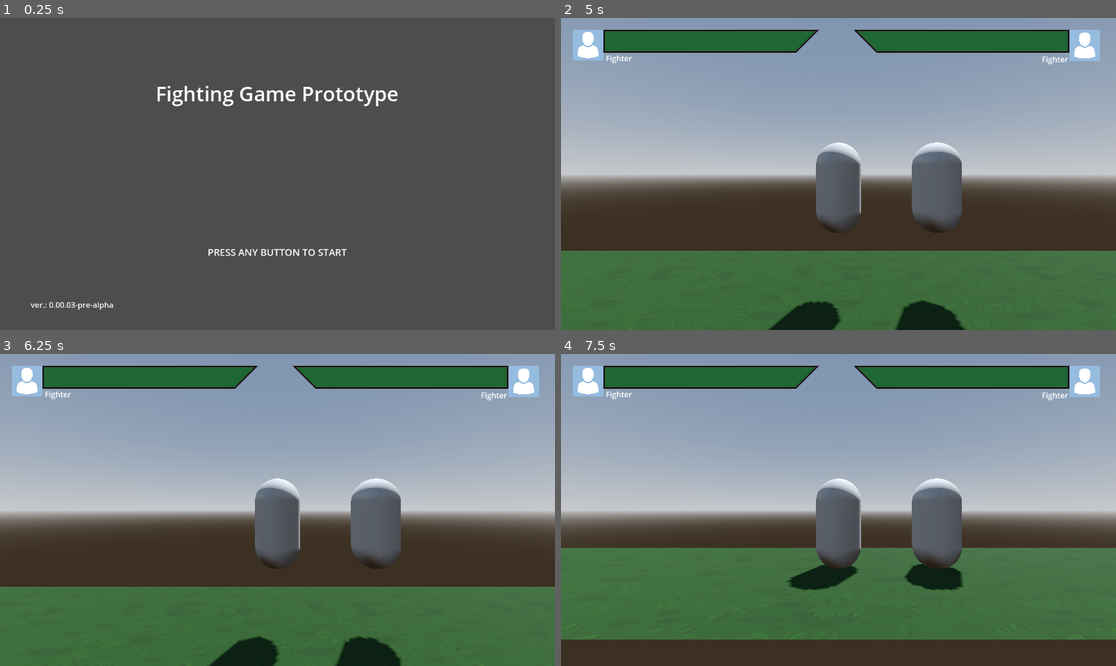
Above: before the commit, frames 1-4 (two rows, left to right).
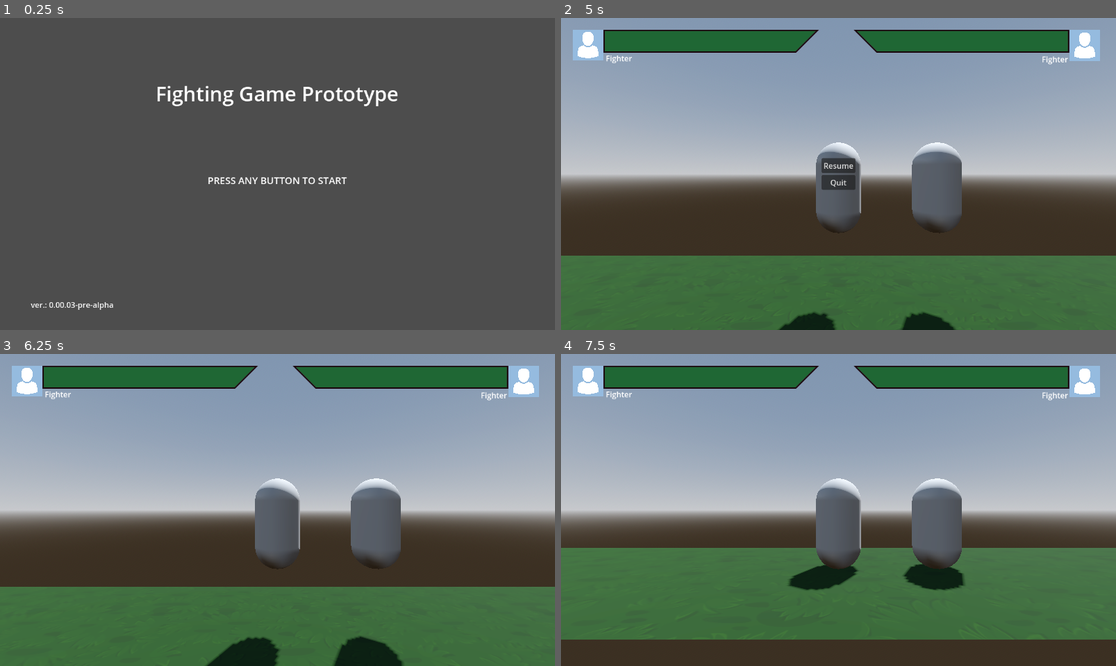
Above: after the commit, the same moments.

Repository: shoyguer/fighting-game-prototype-dev
Game: Godot game, scene res://ui/main_menu/main_menu.tscn
Same seed, same stepped clock (60 frames per second), same inputs: the game is played once before the commit and once after it.
Inputs (mouse positions are in pixels of both pictures, inside the frame that each line leads up to):
- Up to frame 1 (0.25 s): no input
- Up to frame 2 (5 s): tap Enter at 0.5, 2.75 s; move the mouse to (960, 158) at 0.52 s; hold D (move_right) 0.53-1.28 s; hold S (move_crouch) 0.53-1.28 s; tap W (move_jump) at 0.77, 1.52, 3.77, 4.52 s; tap Space at 1.25, 3.5 s; move the mouse to (727, 189) at 1.27 s; hold A (move_left) 1.28-2 s; tap S (move_crouch) at 1.35, 3.6 s; click "New Game" at 2 s; move the mouse to (894, 105) at 2.77 s; hold S (move_crouch) 2.78-3.53 s; hold D (move_right) 2.78-4.28 s; move the mouse to (810, 236) at 3.52 s; move the mouse to (1005, 220) at 4.27 s; hold A (move_left) from 4.28 s (still down); hold S (move_crouch) from 4.28 s (still down); tap Escape (pause, bound only after the commit) at 4.9 s
- Up to frame 3 (6.25 s): release A (move_left) at 5 s; release S (move_crouch) at 5 s; click (277, 500) at 5 s, where only the run after the commit has a clickable "Resume"; tap Enter at 5.75 s; move the mouse to (111, 463) at 5.77 s; hold A (move_left) from 5.78 s (still down); tap S (move_crouch) at 5.85 s; tap W (move_jump) at 6.02 s
- Up to frame 4 (7.5 s): move the mouse to (866, 510) at 6.52 s; hold S (move_crouch) 6.53-7.28 s; tap Space at 7.25 s; move the mouse to (755, 432) at 7.27 s; release A (move_left) at 7.28 s; hold D (move_right) from 7.28 s (still down); tap S (move_crouch) at 7.35 s

The runs differ from the first frame. In frame 1, 0.6% of the frame differs, in the area x 37-63%, y 51-77%; in frame 2, 3.1%, in the area x 0-100%, y 44-100%; in frame 3, 0.2%; in frame 4, 0.1%.

Commit message:
in-game menu initiated

Diff:
--- a/fighting-game-prototype/project.godot
+++ b/fighting-game-prototype/project.godot
@@ -71,6 +71,11 @@
 "events": [Object(InputEventKey,"resource_local_to_scene":false,"resource_name":"","device":-1,"window_id":0,"alt_press …(196 unchanged characters)…
 ]
 }
+pause={
+"deadzone": 0.5,
+"events": [Object(InputEventKey,"resource_local_to_scene":false,"resource_name":"","device":-1,"window_id":0,"alt_pressed":false,"shift_pressed":false,"ctrl_pressed":false,"meta_pressed":false,"pressed":false,"keycode":0,"physical_keycode":4194305,"key_label":0,"unicode":0,"location":0,"echo":false,"script":null)
+]
+}
 
 [physics]
 
--- a/fighting-game-prototype/scenes/ring/base_ring.gd
+++ b/fighting-game-prototype/scenes/ring/base_ring.gd
@@ -1,6 +1,20 @@
 class_name BaseRing
 extends Node3D
 
+@onready var pause_menu: Control = $PauseMenu
+var paused: bool = false
+
+func _process(delta: float) -> void:
+	if Input.is_action_just_pressed("pause"):
+		pauseMenu()
 
 
-# No code at the moment
+func pauseMenu() -> void:
+	if paused:
+		pause_menu.hide()
+		Engine.time_scale = 1
+	else:
+		pause_menu.show()
+		Engine.time_scale = 0
+
+	paused != paused
--- a/fighting-game-prototype/scenes/ring/base_ring.tscn
+++ b/fighting-game-prototype/scenes/ring/base_ring.tscn
@@ -8,6 +8,7 @@
 [ext_resource type="Texture2D" uid="uid://bb0otjgigu1cw" path="res://ui/hud_control/health_bar/health_background.svg" id="6_c7t6p"]
 [ext_resource type="Texture2D" uid="uid://boytioa66vyk6" path="res://ui/hud_control/portrait/placeholder.png" id="6_umaam"]
 [ext_resource type="Texture2D" uid="uid://j6opa33mtudy" path="res://ui/hud_control/health_bar/health_fill.svg" id="7_fcmyi"]
+[ext_resource type="PackedScene" uid="uid://x41nwyiwuiu7" path="res://ui/in-game_menu/pause_menu.tscn" id="9_iqah3"]
 
 [sub_resource type="ProceduralSkyMaterial" id="ProceduralSkyMaterial_lj7xn"]
 sky_horizon_color = Color(0.64625, 0.65575, 0.67075, 1)
@@ -165,3 +166,6 @@
 offset_right = 449.0
 offset_bottom = 73.0
 text = "Enemy"
+
+[node name="PauseMenu" parent="." instance=ExtResource("9_iqah3")]
+visible = false
--- /dev/null
+++ b/fighting-game-prototype/ui/in-game_menu/pause_menu.gd
@@ -0,0 +1,12 @@
+extends Control
+
+@onready var base_ring: BaseRing = $".."
+
+
+func _on_resume_pressed() -> void:
+	base_ring.pause_menu.hide()
+	Engine.time_scale = 1
+
+
+func _on_quit_pressed() -> void:
+	get_tree().quit()
--- /dev/null
+++ b/fighting-game-prototype/ui/in-game_menu/pause_menu.tscn
@@ -0,0 +1,43 @@
+[gd_scene load_steps=3 format=3 uid="uid://x41nwyiwuiu7"]
+
+[ext_resource type="Script" path="res://ui/in-game_menu/pause_menu.gd" id="1_rgi5y"]
+[ext_resource type="Script" path="res://ui/main_menu/button/ui_button.gd" id="2_45n0k"]
+
+[node name="PauseMenu" type="Control"]
+layout_mode = 3
+anchors_preset = 15
+anchor_right = 1.0
+anchor_bottom = 1.0
+grow_horizontal = 2
+grow_vertical = 2
+script = ExtResource("1_rgi5y")
+
+[node name="MarginContainer" type="MarginContainer" parent="."]
+layout_mode = 1
+anchors_preset = 8
+anchor_left = 0.5
+anchor_top = 0.5
+anchor_right = 0.5
+anchor_bottom = 0.5
+offset_left = -35.0
+offset_top = -33.0
+offset_right = 35.0
+offset_bottom = 33.0
+grow_horizontal = 2
+grow_vertical = 2
+
+[node name="VBoxContainer" type="VBoxContainer" parent="MarginContainer"]
+layout_mode = 2
+
+[node name="Resume" type="Button" parent="MarginContainer/VBoxContainer"]
+layout_mode = 2
+text = "Resume"
+script = ExtResource("2_45n0k")
+
+[node name="Quit" type="Button" parent="MarginContainer/VBoxContainer"]
+layout_mode = 2
+text = "Quit"
+script = ExtResource("2_45n0k")
+
+[connection signal="pressed" from="MarginContainer/VBoxContainer/Resume" to="." method="_on_resume_pressed"]
+[connection signal="pressed" from="MarginContainer/VBoxContainer/Quit" to="." method="_on_quit_pressed"]
--- a/fighting-game-prototype/ui/main_menu/main_menu.tscn
+++ b/fighting-game-prototype/ui/main_menu/main_menu.tscn
@@ -69,7 +69,6 @@
 
 [node name="MainMenu" type="VBoxContainer" parent="MarginContainer/VBoxContainer"]
 unique_name_in_owner = true
-visible = false
 layout_mode = 2
 size_flags_vertical = 3
 alignment = 1
Not shown: 1 places in fighting-game-prototype/scenes/ring/base_ring.tscn that only renumber resources
